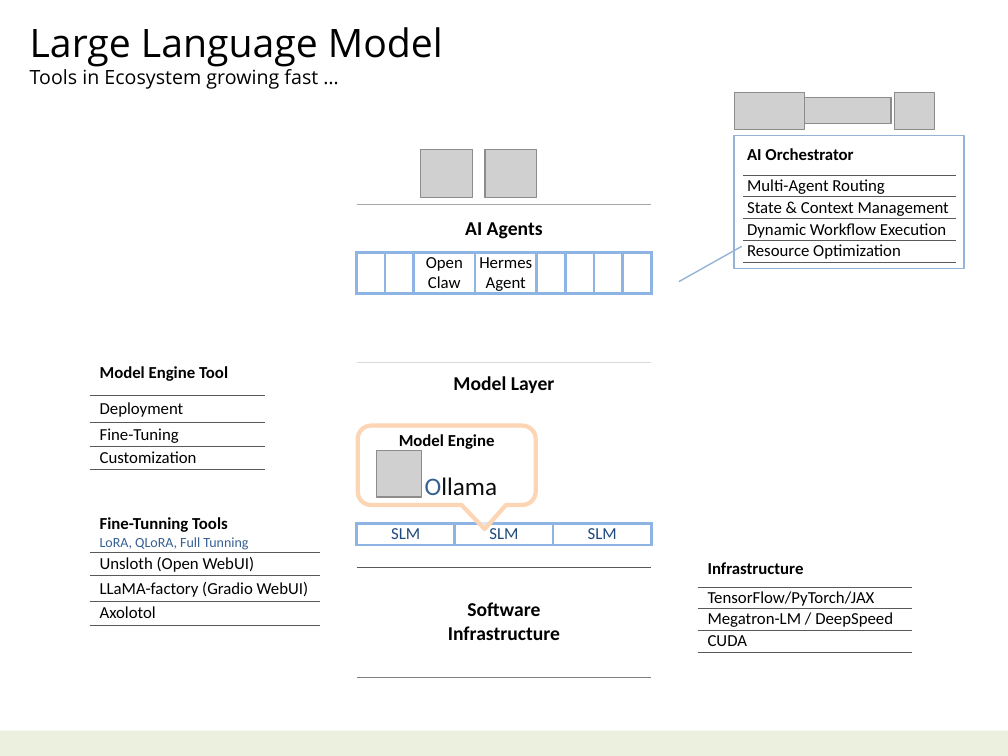
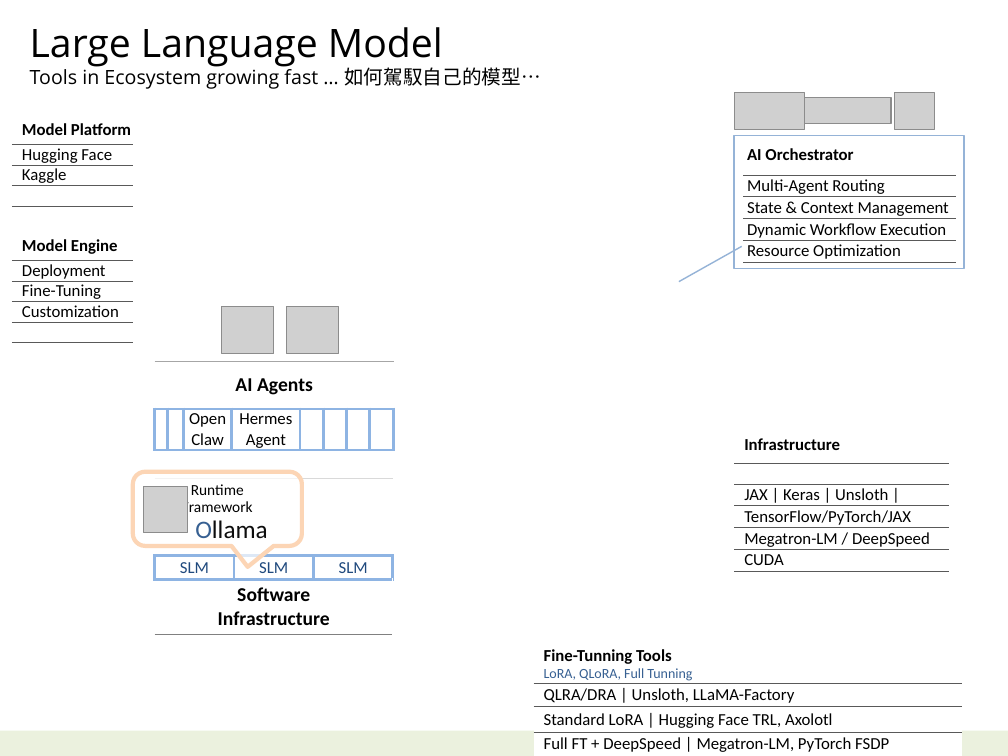
Before and after one commit to navibator/crazy-ai, a slide deck: slide 6 of ai-gemma.pptx. Drawn at 1008x756 pixels with LibreOffice and Linux fonts; fonts in the diff are those of the drawing; grey boxes stand for pictures. Boxes give left, top, right and bottom in pixels: in the first picture for what was removed or moved away, otherwise in the second. Text is boxed around its words. In the diff, an @@ line names an element or a change of style, - is before the commit and + after.

```diff
--- a/ai-gemma.pptx
+++ b/ai-gemma.pptx
@@ text at (30, 66, 540, 89): text changed @@
-Tools in Ecosystem growing fast …
+Tools in Ecosystem growing fast … 如何駕馭自己的模型…
@@ table added at (12, 116, 133, 205), 4 rows, 1 columns @@
+Model Platform
+Hugging Face
+Kaggle
+
@@ table at (12, 232, 133, 341) @@
-row 1, column 1: Model Engine Tool
+row 1, column 1: Model Engine
+row 5: 
@@ table: place and size @@
-table at (90, 351, 265, 469)
+table at (12, 232, 133, 341)
@@ picture: place and size @@
-picture at (420, 150, 472, 198)
+picture at (222, 306, 273, 354)
@@ picture: place and size @@
-picture at (485, 150, 536, 198)
+picture at (286, 306, 338, 354)
@@ table: place and size @@
-table at (357, 205, 649, 297)
+table at (155, 361, 394, 452)
@@ table at (734, 426, 949, 572) @@
+row 2: 
+row 3: JAX | Keras | Unsloth |
@@ table: place and size @@
-table at (698, 550, 912, 651)
+table at (734, 426, 949, 572)
@@ rounded speech box "Runtime": place and size @@
-rounded speech box "Runtime" at (358, 425, 536, 505)
+rounded speech box "Runtime" at (133, 472, 302, 546)
@@ rounded speech box "Runtime" at (133, 472, 302, 546): proportions changed @@
@@ table at (155, 478, 394, 634) @@
-row 1, column 1: Model Layer
+row 1, column 1: 
-row 3:  |  | 
@@ table: place and size @@
-table at (357, 362, 653, 677)
+table at (155, 478, 394, 634)
@@ picture: place and size @@
-picture at (377, 450, 421, 497)
+picture at (143, 486, 187, 532)
@@ text in rounded speech box at (182, 484, 253, 517): text changed; size 12 to 11 pt; bold off @@
-Model Engine
+Runtime
+Framework
@@ text in rounded speech box at (195, 520, 267, 545): line spacing 1 to 20pt @@
@@ table at (533, 644, 962, 756) @@
-row 2, column 1: Unsloth (Open WebUI)
+row 2, column 1: QLRA/DRA | Unsloth, LLaMA-Factory
-row 3, column 1: LLaMA-factory (Gradio WebUI)
+row 3, column 1: Standard LoRA | Hugging Face TRL, Axolotl
-row 4, column 1: Axolotol
+row 4, column 1: Full FT + DeepSpeed | Megatron-LM, PyTorch FSDP
@@ table: place and size @@
-table at (90, 513, 320, 625)
+table at (533, 644, 962, 756)
```
Also in this commit, not shown: 9 other slides changed, 4 slides added, 1 slide removed, 17 other files.
